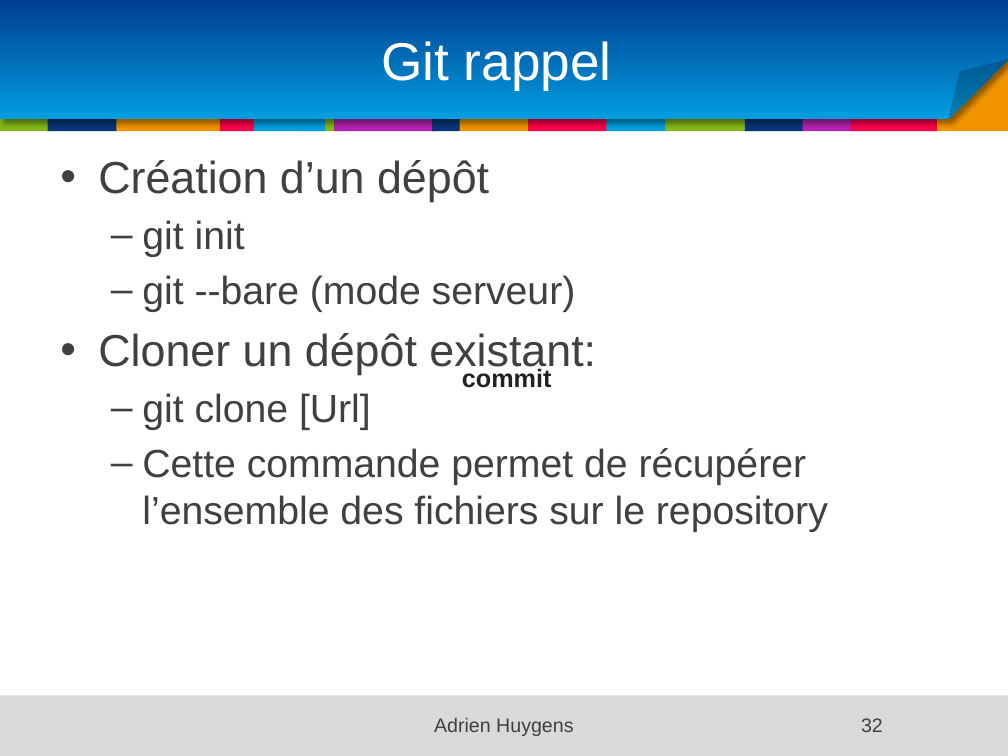
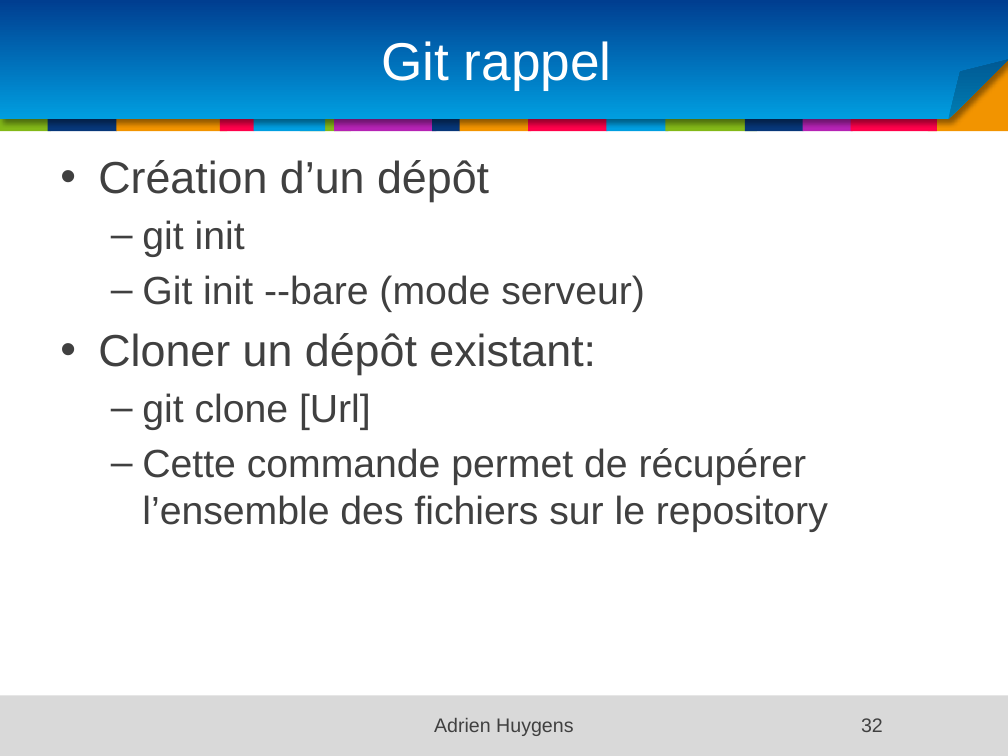
Before and after one commit to samouraii/CoursEntrepriseNumerique, a slide deck: slide 32 of Chapitre1.pptx. Drawn at 1008x756 pixels with LibreOffice and Linux fonts; fonts in the diff are those of the drawing; background and template pictures are left out. Boxes give left, top, right and bottom in pixels: in the first picture for what was removed or moved away, otherwise in the second. Text is boxed around its words. In the diff, an @@ line names an element or a change of style, - is before the commit and + after.

```diff
--- a/Chapitre1.pptx
+++ b/Chapitre1.pptx
@@ text at [142, 275, 645, 312]: text changed @@
-  – git --bare (mode serveur)
+  – Git init --bare (mode serveur)
@@ text removed at [462, 368, 552, 388] @@
-commit
```
Also in this commit, not shown: 1 other slide changed.
